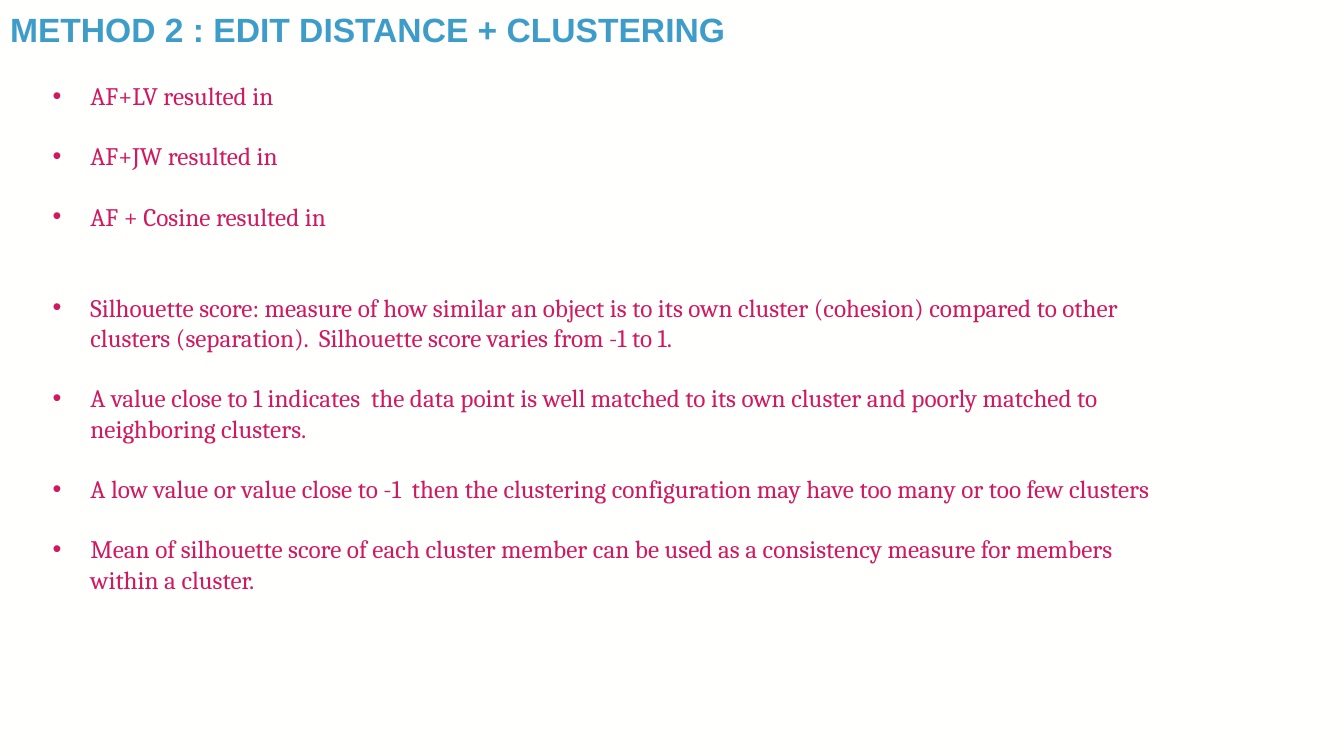
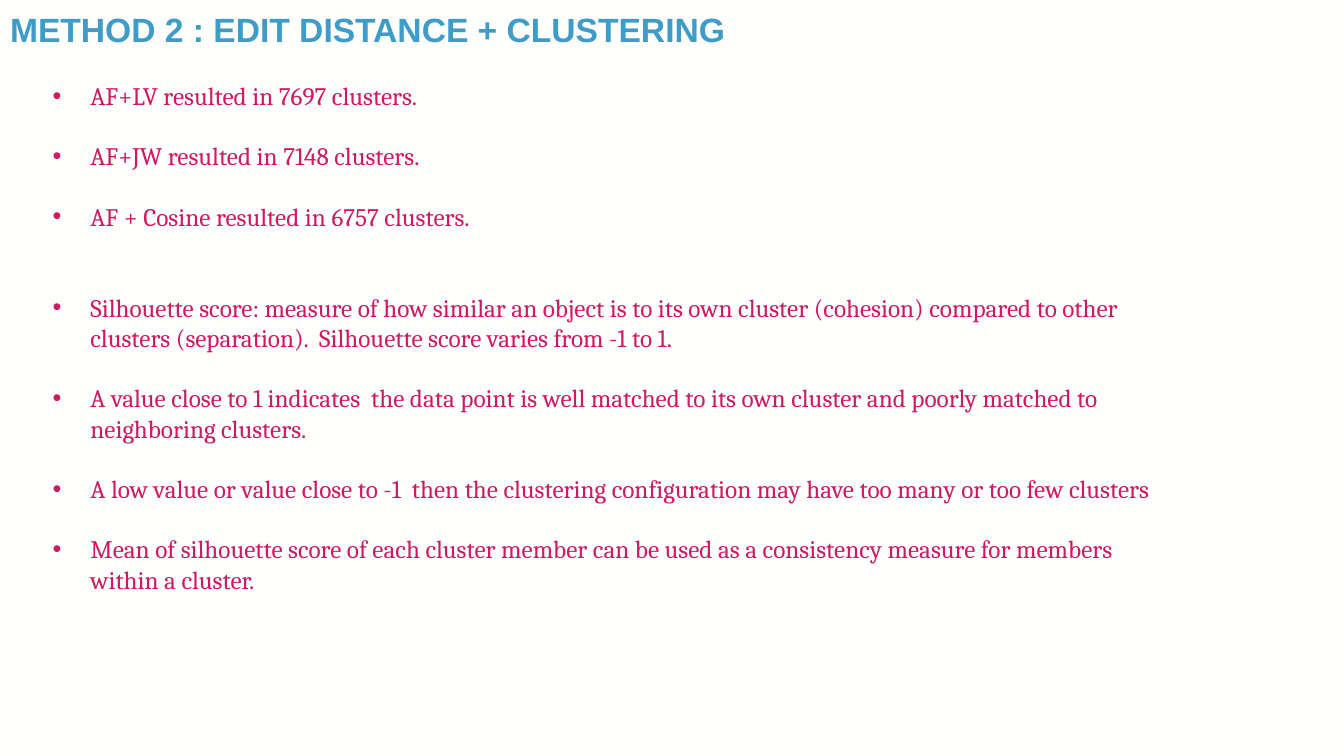
Before and after one commit to TaylorResearchLab/CANTOS, a slide deck: slide 18 of presentations/BIG_2024.pptx (slide 21 before the commit). Drawn at 1344x756 pixels with LibreOffice and Linux fonts; fonts in the diff are those of the drawing; background and template pictures are left out. Boxes give left, top, right and bottom in pixels: in the first picture for what was removed or moved away, otherwise in the second. Text is boxed around its words. In the diff, an @@ line names an element or a change of style, - is before the commit and + after.

```diff
--- a/presentations/BIG_2024.pptx
+++ b/presentations/BIG_2024.pptx
@@ text at [90, 87, 469, 227]: text changed @@
-• AF+LV resulted in
-• AF+JW resulted in
-• AF + Cosine resulted in
+• AF+LV resulted in 7697 clusters.
+• AF+JW resulted in 7148 clusters.
+• AF + Cosine resulted in 6757 clusters.
```
Also in this commit, not shown: 10 other slides changed, 3 slides added, 1 slide removed, 4 other files.
